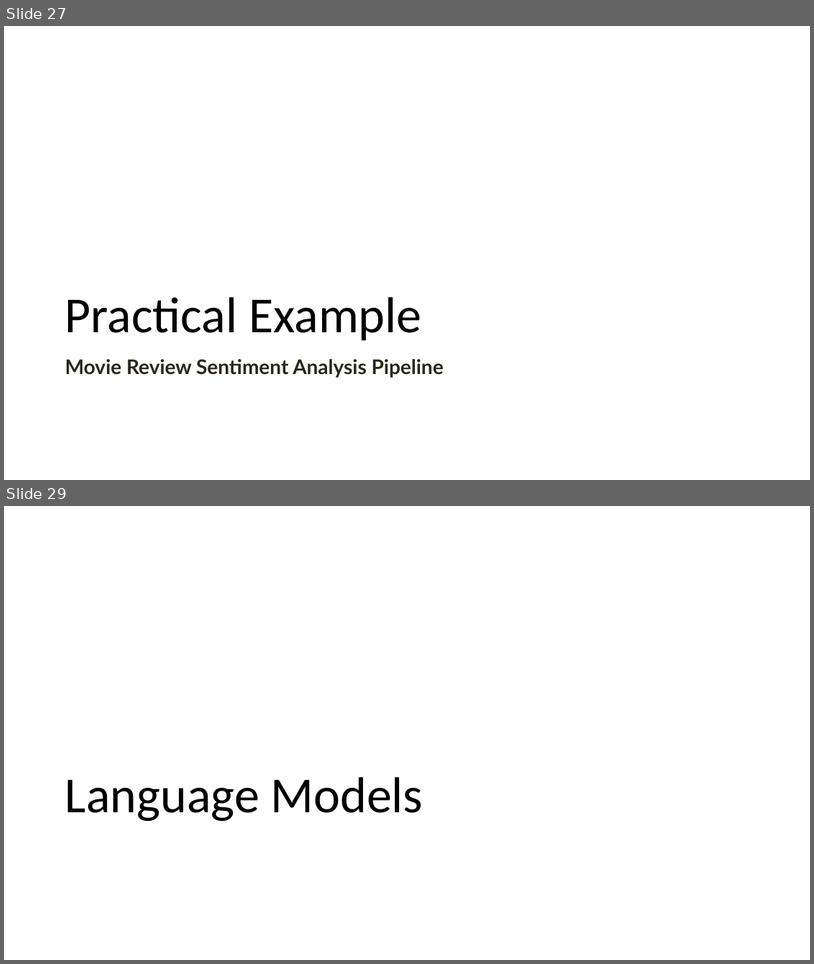
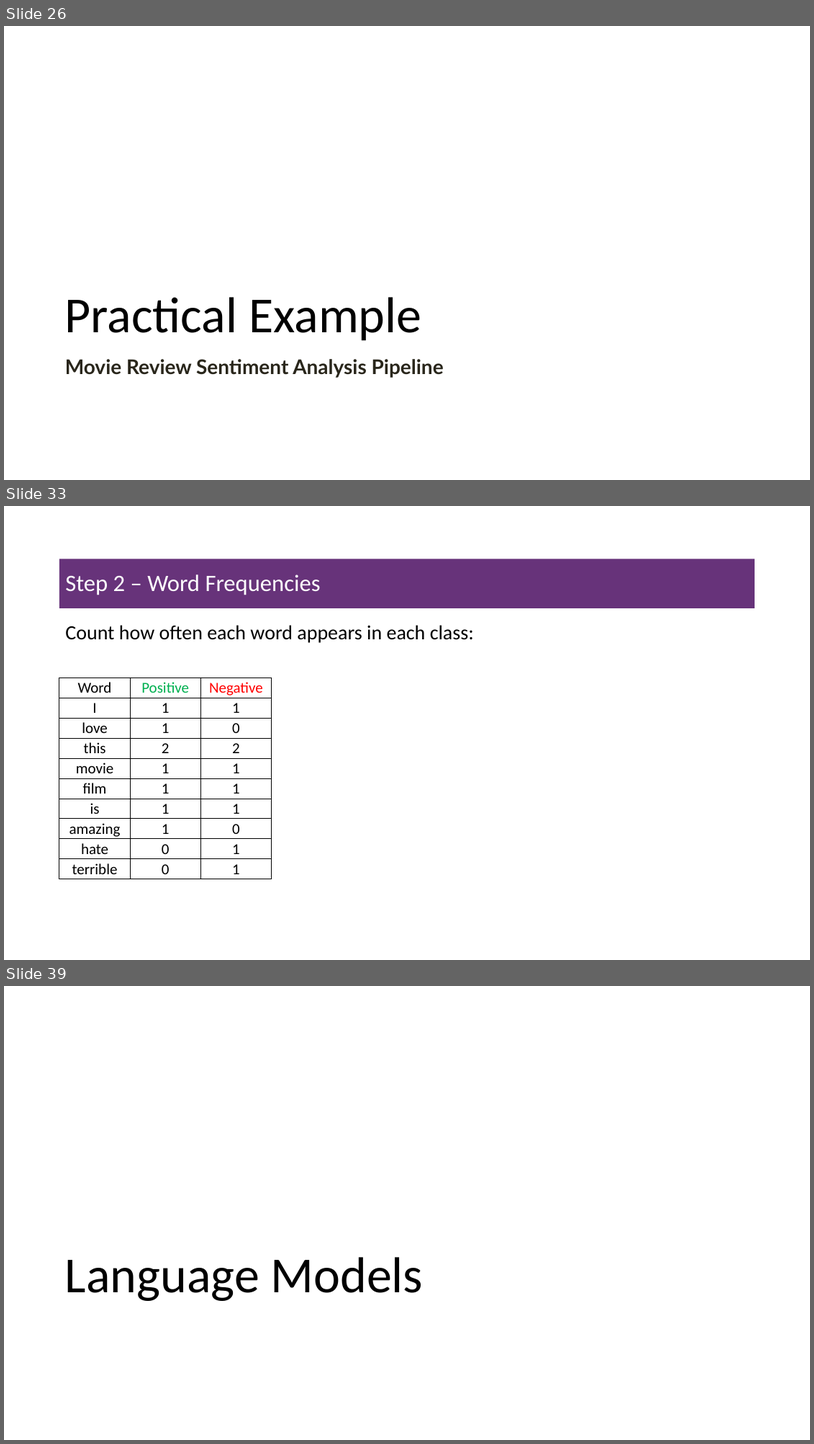
Before and after one commit to msfasha/307307-BI-Methods, a slide deck: 20242-NLP-LLM/lecture notes/Part 1 - Introduction to NLP/1.1-introduction to NLP.pptx. Shown one above the other, each under a label of ours: slides 27 and 29 before the commit, slides 26, 33 and 39 after it; the slides between them are not shown. The pictures are 814x964 and 814x1444 pixels, drawn with LibreOffice and Linux fonts; fonts in the diff are those of the drawing; background and template pictures are left out. Boxes give left, top, right and bottom in pixels: in the first picture for what was removed or moved away, otherwise in the second. Text is boxed around its words. In the diff, an @@ line names an element or a change of style, - is before the commit and + after.

```diff
--- a/20242-NLP-LLM/lecture notes/Part 1 - Introduction to NLP/1.1-introduction to NLP.pptx
+++ b/20242-NLP-LLM/lecture notes/Part 1 - Introduction to NLP/1.1-introduction to NLP.pptx
@@ slide 33 added at (4,506,810,960), background #FFFFFF @@
@@ title added at (59,559,756,608), fill #67337A, 28 pt, text #FFFFFF @@
+Step 2 – Word Frequencies
@@ text added at (65,625,474,643), 24 pt, text #000000 @@
+Count how often each word appears in each class:
@@ table added at (59,678,272,882), 10 rows, 3 columns @@
+Word | Positive | Negative
+I | 1 | 1
+love | 1 | 0
+this | 2 | 2
+movie | 1 | 1
+film | 1 | 1
+is | 1 | 1
+amazing | 1 | 0
+hate | 0 | 1
+terrible | 0 | 1
@@ what was slide 27 is now slide 26 @@
@@ what was slide 29 is now slide 39 @@
```
Also in this commit, not shown: 8 slides changed, 10 other slides added, 1 slide removed, 14 other files.
